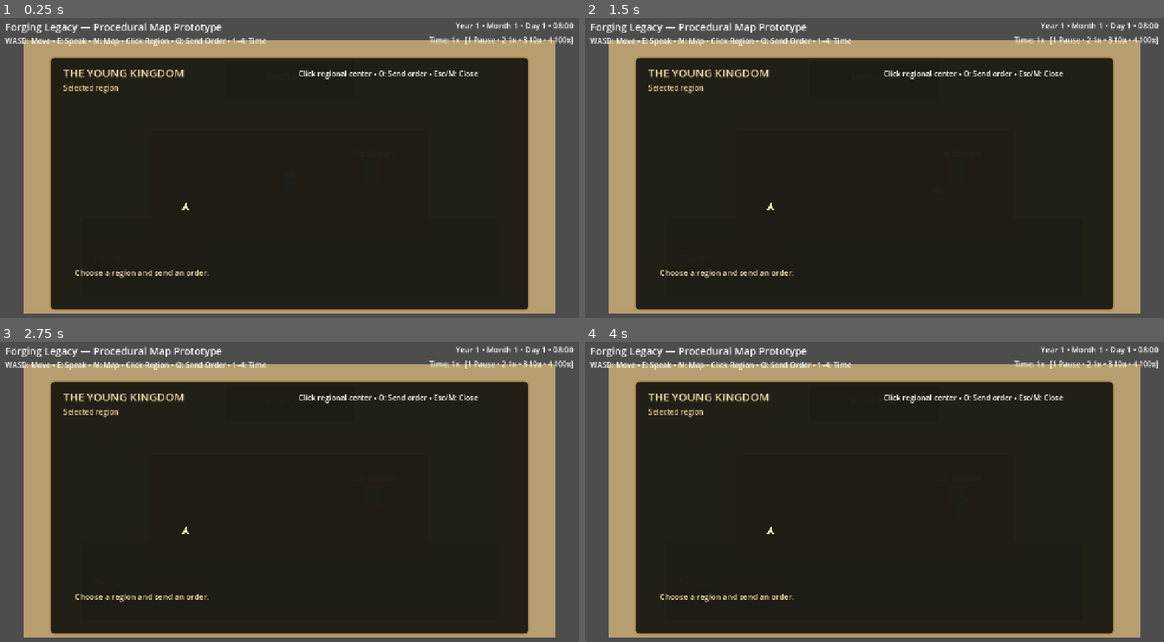
Above: before the commit, frames 1-4 (two rows, left to right).
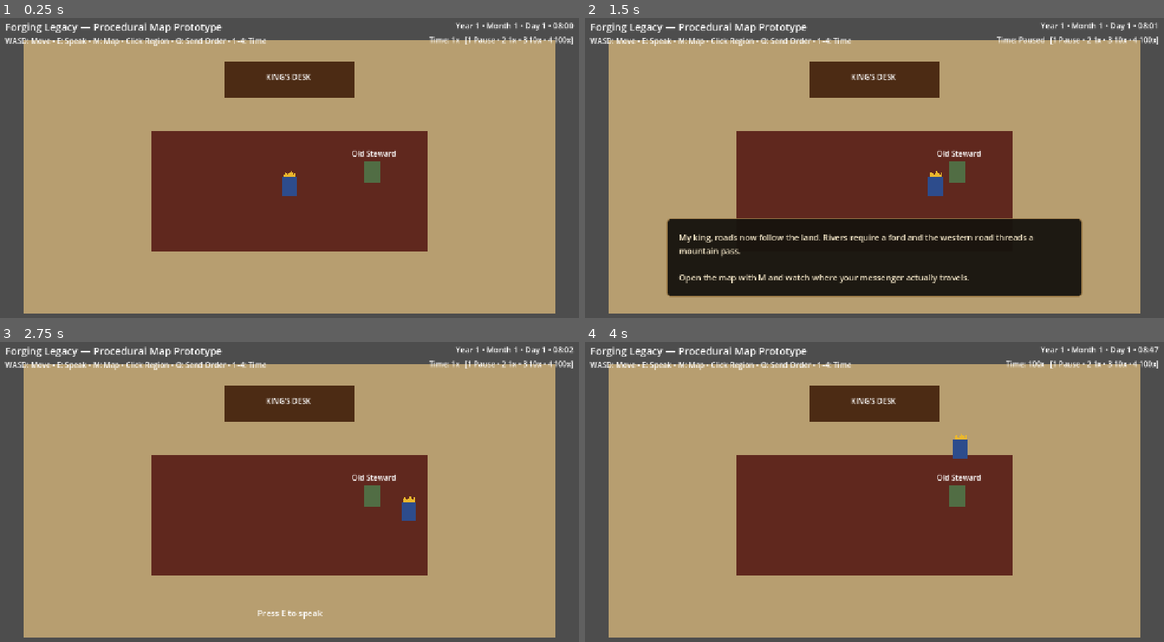
Above: after the commit, the same moments.

Repository: thomasmcanerney-gif/forging-legacy-game
Game: Godot game, scene res://scenes/main.tscn
The game is run twice, just before and just after one commit, with the same random seed, the same clock (stepped at 60 frames per second) and the same inputs.
Inputs (mouse positions are in pixels of both pictures, inside the frame that each line leads up to):
- Up to frame 1 (0.25 s): no input
- Up to frame 2 (1.5 s): tap E (interact) at 0.5, 0.6, 1.25 s; move the mouse to (1001, 159) at 0.52 s; hold D (move_right) 0.53-1.28 s; click (1001, 159) at 0.67 s; move the mouse to (758, 192) at 1.27 s; hold S (move_down) from 1.28 s (still down); tap 1 at 1.35 s
- Up to frame 3 (2.75 s): tap E (interact) at 2 s; move the mouse to (347, 429) at 2.02 s; release S (move_down) at 2.03 s; hold D (move_right) from 2.03 s (still down); tap 2 at 2.1 s
- Up to frame 4 (4 s): tap E (interact) at 2.75, 3.5 s; move the mouse to (845, 567) at 2.77 s; release D (move_right) at 2.78 s; hold W (move_up) 2.78-3.53 s; tap 3 at 2.85 s; click (845, 567) at 2.92 s; move the mouse to (1053, 552) at 3.52 s; hold A (move_left) from 3.53 s (still down); tap 4 at 3.6 s

The runs differ from the first frame. In frame 1, 70% of the frame differs, in the area x 8-92%, y 12-98%; in frame 2, 54%; in frame 3, 70%; in frame 4, 70%, in the area x 8-100%, y 1-98%.
Error before the commit: Parse Error: Could not parse global class "ProceduralMap" from "res://scripts/procedural_map.gd". (res://scripts/main.gd:16)

Commit message:
Fix reserved keyword parse error in procedural map

Diff:
--- a/scripts/procedural_map.gd
+++ b/scripts/procedural_map.gd
@@ -27,9 +27,9 @@
 		draw_colored_polygon(tri, Color(0.31, 0.29, 0.25))
 
 	# Mark the usable mountain pass before roads so the route visibly threads it.
-	var pass := kingdom_state.mountain_pass_position
-	draw_circle(pass, 8.0, Color(0.70, 0.61, 0.39))
-	draw_string(ThemeDB.fallback_font, pass + Vector2(-28, -12), "Pass", HORIZONTAL_ALIGNMENT_LEFT, -1, 12, Color(0.16, 0.13, 0.08))
+	var pass_position: Vector2 = kingdom_state.mountain_pass_position
+	draw_circle(pass_position, 8.0, Color(0.70, 0.61, 0.39))
+	draw_string(ThemeDB.fallback_font, pass_position + Vector2(-28, -12), "Pass", HORIZONTAL_ALIGNMENT_LEFT, -1, 12, Color(0.16, 0.13, 0.08))
 
 	if kingdom_state.river_points.size() > 1:
 		draw_polyline(kingdom_state.river_points, Color(0.18, 0.42, 0.60), 14.0, true)
